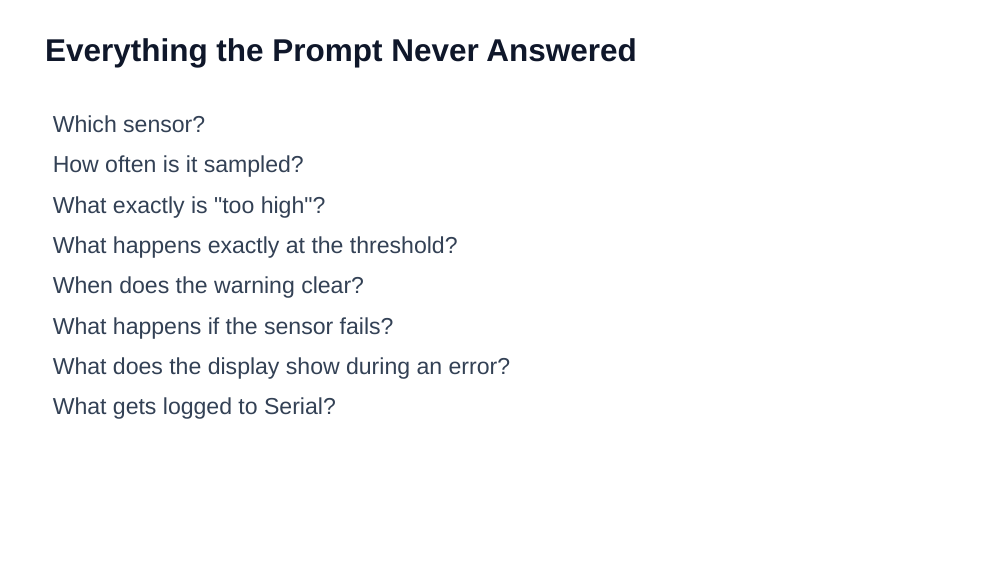
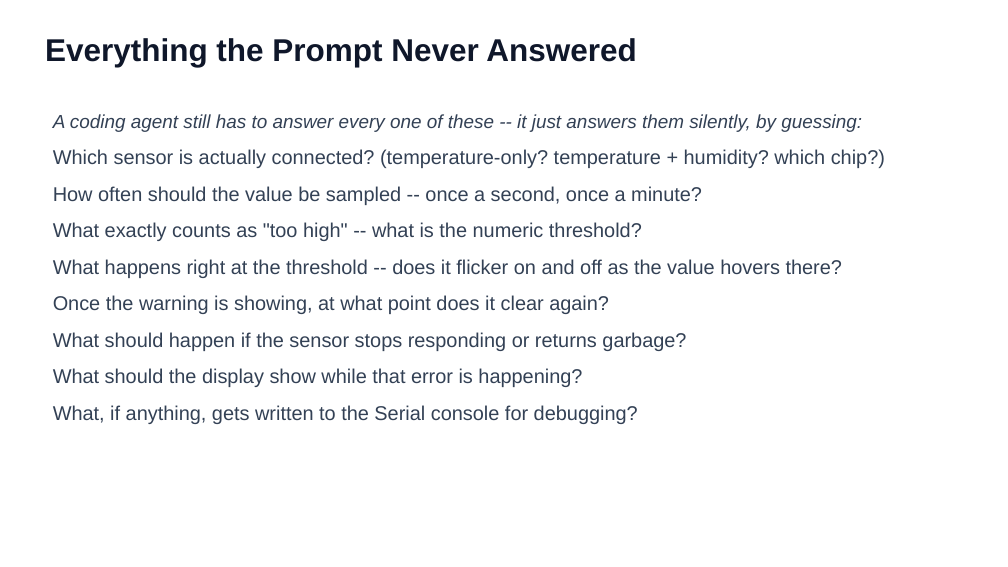
Before and after one commit to ronyronen/speckit-claude-presentation, a slide deck: slide 3 of presentation/speckit-workshop-draft-en.pptx. Drawn at 1008x567 pixels with LibreOffice and Linux fonts; fonts in the diff are those of the drawing. Boxes give left, top, right and bottom in pixels: in the first picture for what was removed or moved away, otherwise in the second. Text is boxed around its words. In the diff, an @@ line names an element or a change of style, - is before the commit and + after.

```diff
--- a/presentation/speckit-workshop-draft-en.pptx
+++ b/presentation/speckit-workshop-draft-en.pptx
@@ text at [53, 114, 885, 424]: text changed; size 22 to 19 pt @@
-Which sensor?
-How often is it sampled?
-What exactly is "too high"?
-What happens exactly at the threshold?
-When does the warning clear?
-What happens if the sensor fails?
-What does the display show during an error?
-What gets logged to Serial?
+A coding agent still has to answer every one of these -- it just answers them silently, by guessing:
+Which sensor is actually connected? (temperature-only? temperature + humidity? which chip?)
+How often should the value be sampled -- once a second, once a minute?
+What exactly counts as "too high" -- what is the numeric threshold?
+What happens right at the threshold -- does it flicker on and off as the value hovers there?
+Once the warning is showing, at what point does it clear again?
+What should happen if the sensor stops responding or returns garbage?
+What should the display show while that error is happening?
+What, if anything, gets written to the Serial console for debugging?
```
Also in this commit, not shown: 8 other slides changed, 1 slide added, 1 slide removed, 1 other file.
